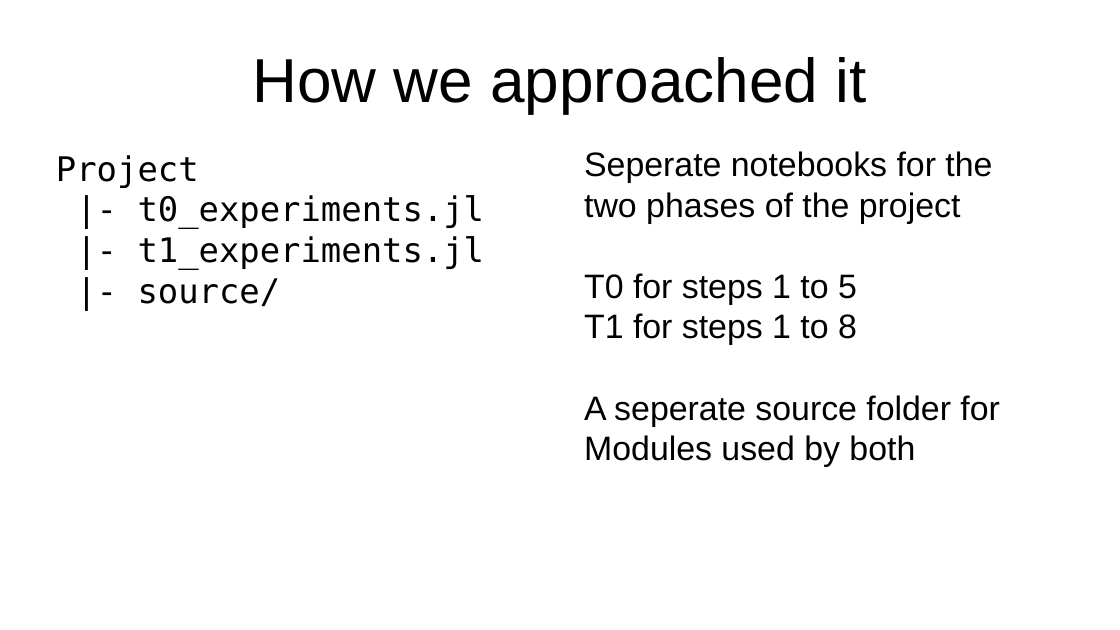
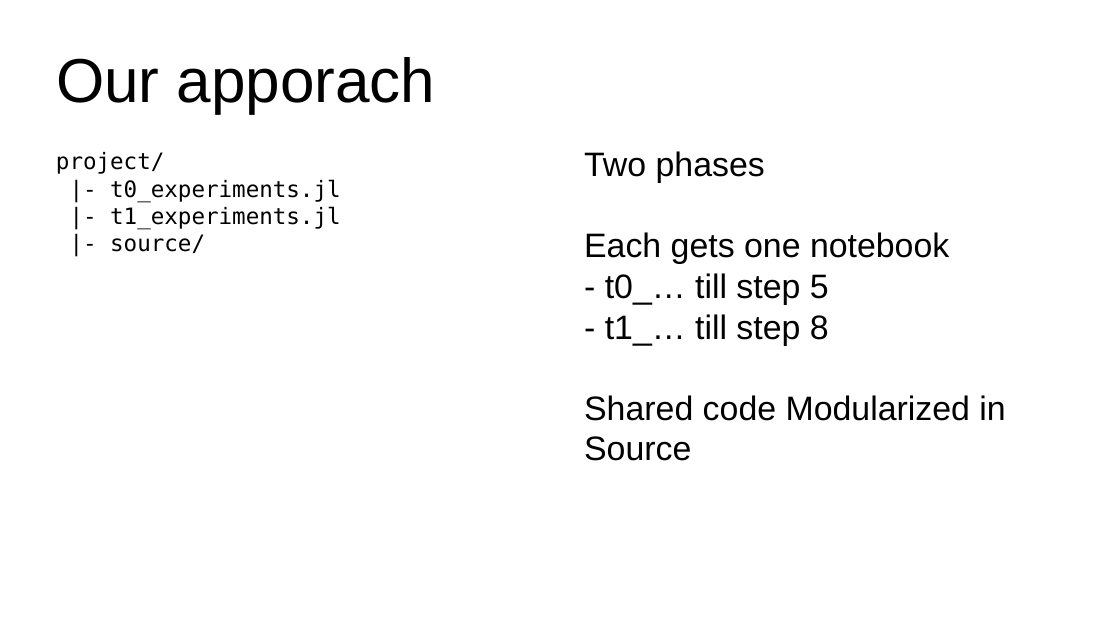
Before and after one commit to BytebenderCoco/kapt_orange_challenge, a slide deck: slide 1 of presentation/sketch.odp. Drawn at 1120x630 pixels with LibreOffice and Linux fonts; fonts in the diff are those of the drawing. Boxes give left, top, right and bottom in pixels: in the first picture for what was removed or moved away, otherwise in the second. Text is boxed around its words. In the diff, an @@ line names an element or a change of style, - is before the commit and + after.

```diff
--- a/presentation/sketch.odp
+++ b/presentation/sketch.odp
@@ title at [56,57,436,113]: text changed @@
-How we approached it
+Our apporach
@@ text at [56,152,164,174]: text changed; size 24 to 16 pt @@
-Project
+project/
@@ text at [110,179,340,253]: size 24 to 16 pt in "|- t0_experiments.jl", "|- t1_experiments.jl", "|- source/" @@
@@ text at [584,151,1005,461]: text changed @@
-Seperate notebooks for the two phases of the project
-T0 for steps 1 to 5
-T1 for steps 1 to 8
-A seperate source folder for Modules used by both
+Two phases
+Each gets one notebook
+- t0_… till step 5
+- t1_… till step 8
+Shared code Modularized in Source
```
Also in this commit, not shown: 8 other slides changed, 4 slides removed, 1 other file.
